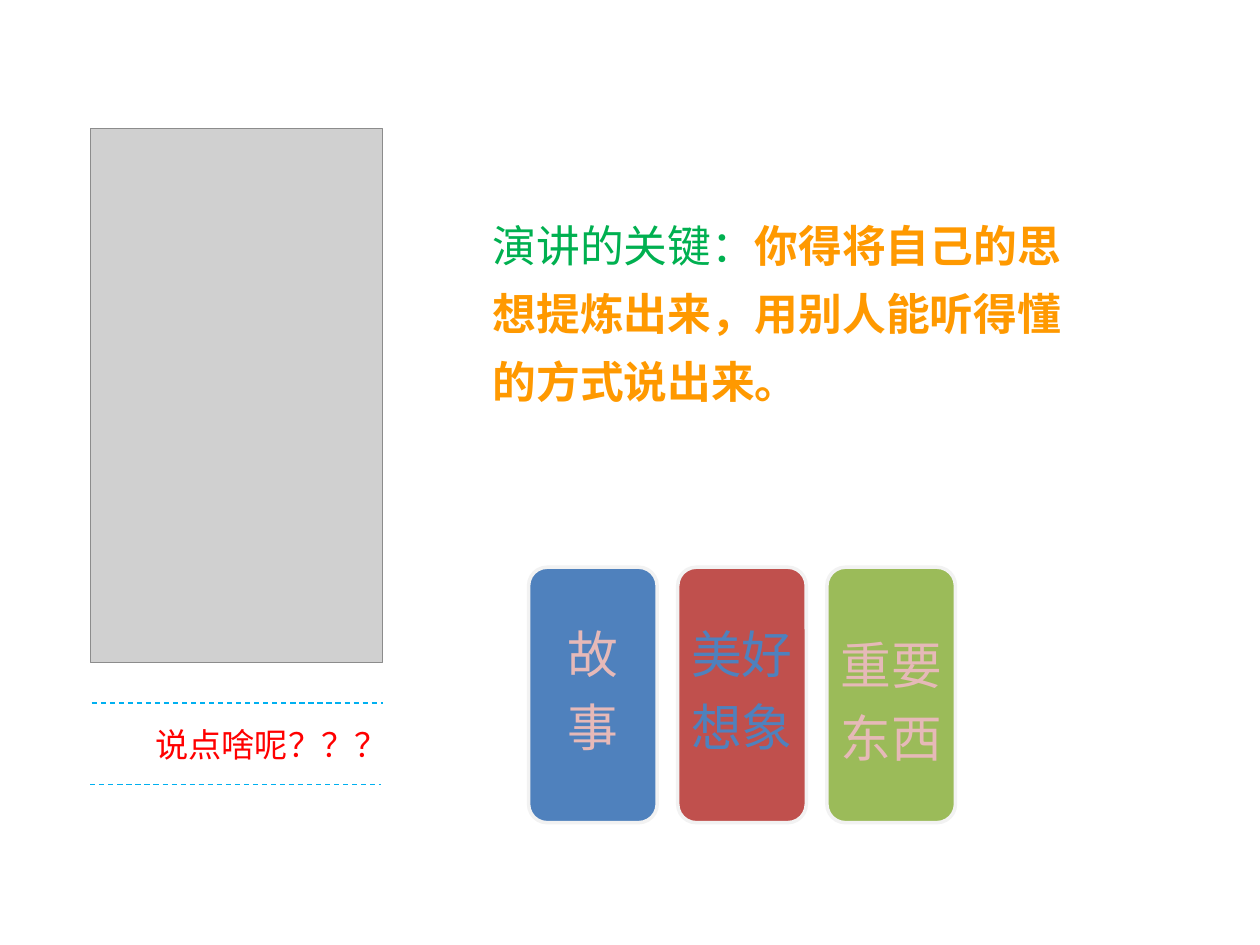
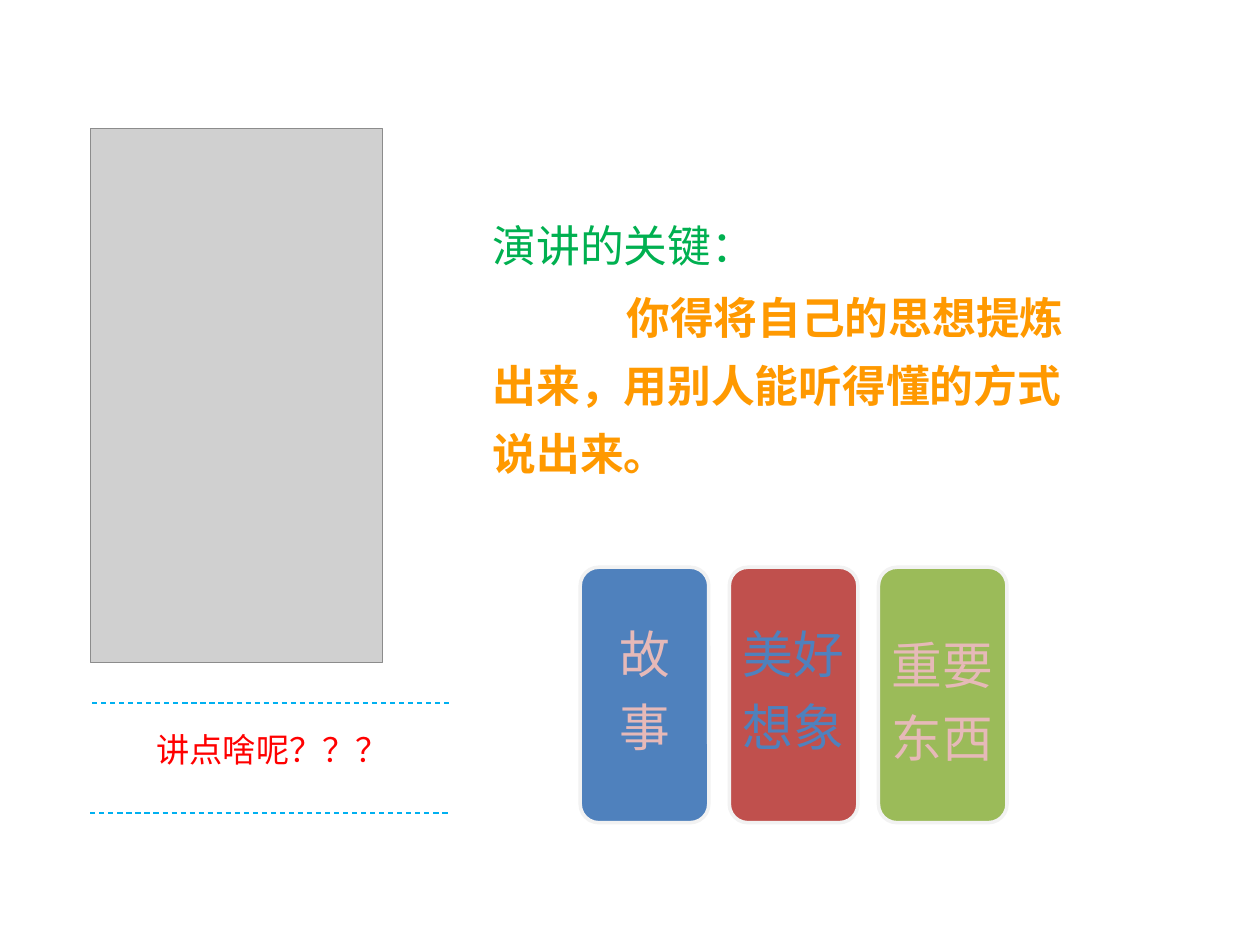
Before and after one commit to EricTop3/TED-TALKS-EricLiu, a slide deck: slide 9 of TED演讲的力量（ERIC）.pptx. Drawn at 1260x945 pixels with LibreOffice and Linux fonts; fonts in the diff are those of the drawing; grey boxes stand for pictures. Boxes give left, top, right and bottom in pixels: in the first picture for what was removed or moved away, otherwise in the second. Text is boxed around its words. In the diff, an @@ line names an element or a change of style, - is before the commit and + after.

```diff
--- a/TED演讲的力量（ERIC）.pptx
+++ b/TED演讲的力量（ERIC）.pptx
@@ text at [493, 225, 1064, 474]: text changed @@
-演讲的关键：你得将自己的思想提炼出来，用别人能听得懂的方式说出来。
+演讲的关键：
+你得将自己的思想提炼出来，用别人能听得懂的方式说出来。
@@ 3 rounded rectangles, 2 texts: place and size @@
-3 rounded rectangles, 2 texts at [529, 567, 955, 823]
+3 rounded rectangles, 2 texts at [581, 567, 1007, 823]
@@ line moved from (92, 703) - (383, 703) to (92, 703) - (451, 703) @@
@@ text at [157, 734, 422, 765]: text changed @@
-说点啥呢？？？施
+讲点啥呢？？？施
@@ line moved from (91, 785) - (382, 785) to (91, 813) - (450, 813) @@
```
Also in this commit, not shown: 4 other slides changed, 1 slide added, 1 slide removed.
